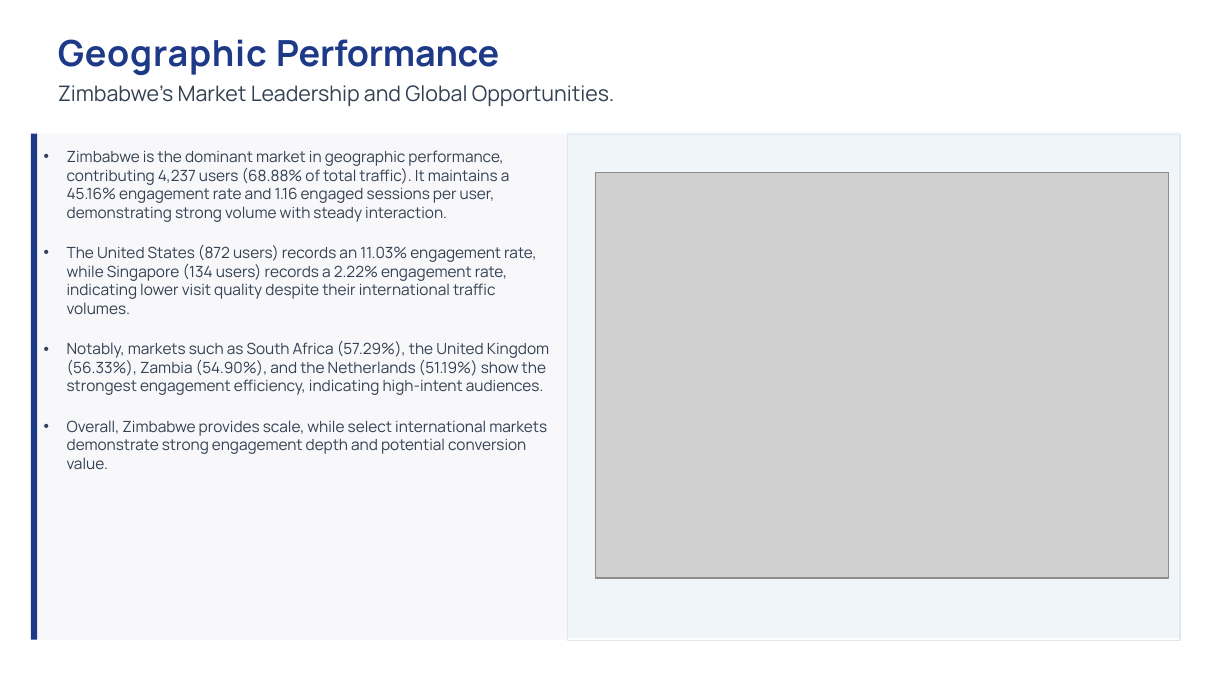
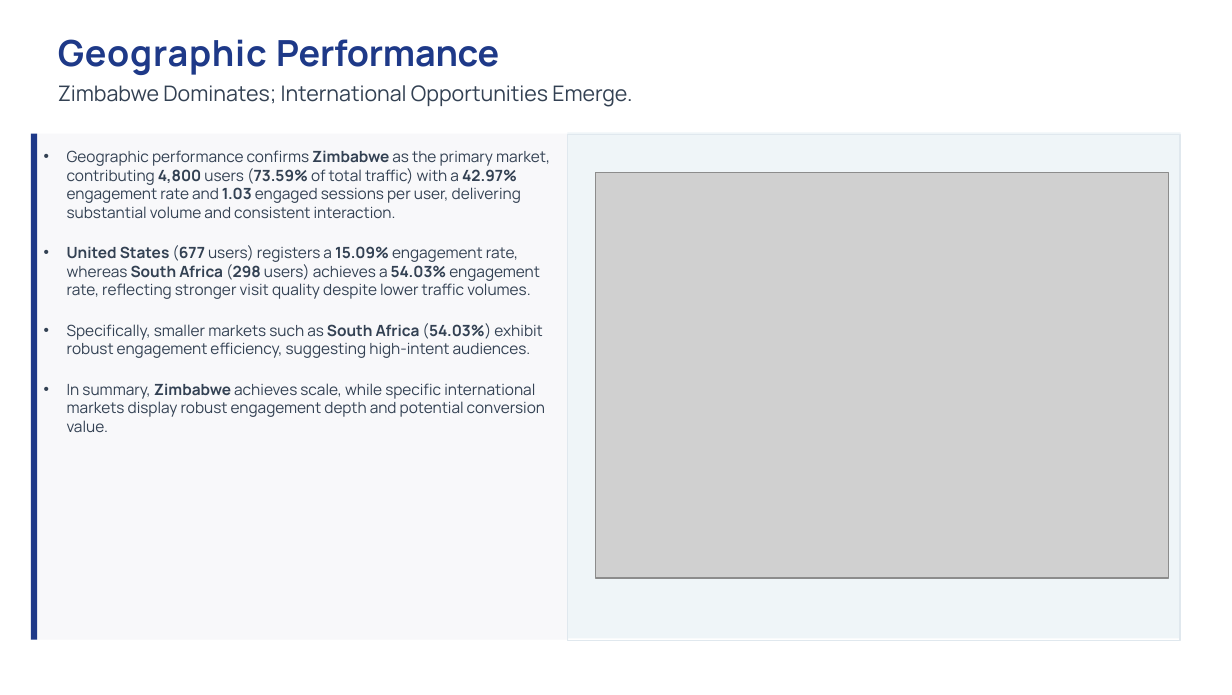
Before and after one commit to Rakinzi/reports, a slide deck: slide 5 of src/reports/report-templates/june-2026/bancabc-29-June-2026.pptx. Drawn at 1232x695 pixels with LibreOffice and Linux fonts; fonts in the diff are those of the drawing; grey boxes stand for pictures. Boxes give left, top, right and bottom in pixels: in the first picture for what was removed or moved away, otherwise in the second. Text is boxed around its words. In the diff, an @@ line names an element or a change of style, - is before the commit and + after.

Commit message:
Support redoing reports and robust GA4 date handling
Add a frontend 'Redo' action to regenerate a report with the same dates and show progress. Make GA4 snapshot navigation more robust by continuing when the summary card is absent and adding _ga4_dated_snapshot_url to force explicit date ranges when GA4 rewrites presets. Improve template picture mappings (bancabc) and avoid removing template-specific Picture 11. Capture only the Security Report Summary card for security header screenshots. Add a helper script to ensure templates end with Uptime and Recommendations, update PPTX templates, and add tests for the GA4 dated-URL behavior. Also include Playwright output artifacts.

```diff
--- a/src/reports/report-templates/june-2026/bancabc-29-June-2026.pptx
+++ b/src/reports/report-templates/june-2026/bancabc-29-June-2026.pptx
@@ title at <box>58,85,632,107</box>: text changed @@
-Zimbabwe's Market Leadership and Global Opportunities.
+Zimbabwe Dominates; International Opportunities Emerge.
@@ text at <box>67,150,550,432</box>: text changed @@
-• Zimbabwe is the dominant market in geographic performance, contributing 4,237 users (68.88% of total traffic). It maintains a 45.16% engagement rate and 1.16 engaged sessions per user, demonstrating strong volume with steady interaction.
-• The United States (872 users) records an 11.03% engagement rate, while Singapore (134 users) records a 2.22% engagement rate, indicating lower visit quality despite their international traffic volumes.
-• Notably, markets such as South Africa (57.29%), the United Kingdom (56.33%), Zambia (54.90%), and the Netherlands (51.19%) show the strongest engagement efficiency, indicating high-intent audiences.
-• Overall, Zimbabwe provides scale, while select international markets demonstrate strong engagement depth and potential conversion value.
+• Geographic performance confirms Zimbabwe as the primary market, contributing 4,800 users (73.59% of total traffic) with a 42.97% engagement rate and 1.03 engaged sessions per user, delivering substantial volume and consistent interaction.
+• United States (677 users) registers a 15.09% engagement rate, whereas South Africa (298 users) achieves a 54.03% engagement rate, reflecting stronger visit quality despite lower traffic volumes.
+• Specifically, smaller markets such as South Africa (54.03%) exhibit robust engagement efficiency, suggesting high-intent audiences.
+• In summary, Zimbabwe achieves scale, while specific international markets display robust engagement depth and potential conversion value.
```
Also in this commit, not shown: 9 other slides changed, 4 slides added, 1 slide removed, 20 other files.
